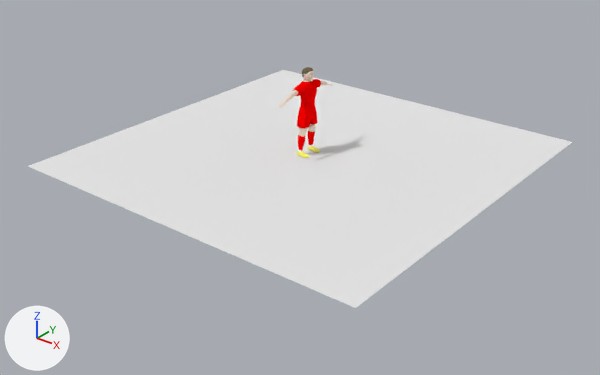
One commit to the Blender file data/graphics/player.blend: the scene before it, then after it.
The view is the same before and after, from a 50 mm lens placed at (28.0, -35.8, 17.2), pointed at (0.8, -1.8, -3.9). Every picture has the same lights, and +X, +Y and +Z are marked at lower left.

The first picture shows 'Player', 'ShadowPane'.
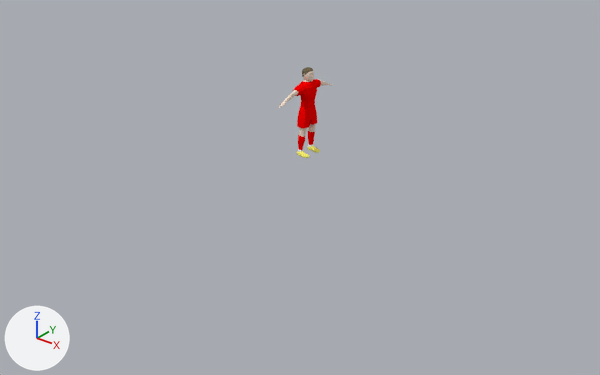
Diff of the bpy script that builds the scene:
```diff
--- a/data/graphics/player.blend.py
+++ b/data/graphics/player.blend.py
@@ me_player @@
 # used by ob_player; location = (0.0, 0.0, 0.0)
-me_player.from_pydata(...)  # 708 vertices, 703 faces; spans x -0.53..0.41, y -2.44..0.0, z -2.61..2.67
+me_player.from_pydata(...)  # 1358 vertices, 1406 faces; spans x -0.53..0.41, y -2.44..2.44, z -2.61..2.67
+# me_player part 1: 650 vertices added at x -0.53..0.41, y 0.0..2.44, z -2.61..2.66
 me_player.materials.append(mat_shoe)
@@ ob_shadowpane @@
 ob_shadowpane.location = (0.0, 0.0, -2.62)
+ob_shadowpane.hide_set(True)  # its collection is switched off
@@ ob_player @@
 ob_player.location = (0.0, 0.0, 0.0)
-_m = ob_player.modifiers.new('Mirror', 'MIRROR')
-_m.use_axis = (False, True, False)
```

Boxes [x1, y1, x2, y2] around the edits, measured in the pictures (600 x 375 px):
'ShadowPane', hidden: before [28, 70, 572, 308]
part 1 of me_player, added (red): after [307, 71, 333, 153]
